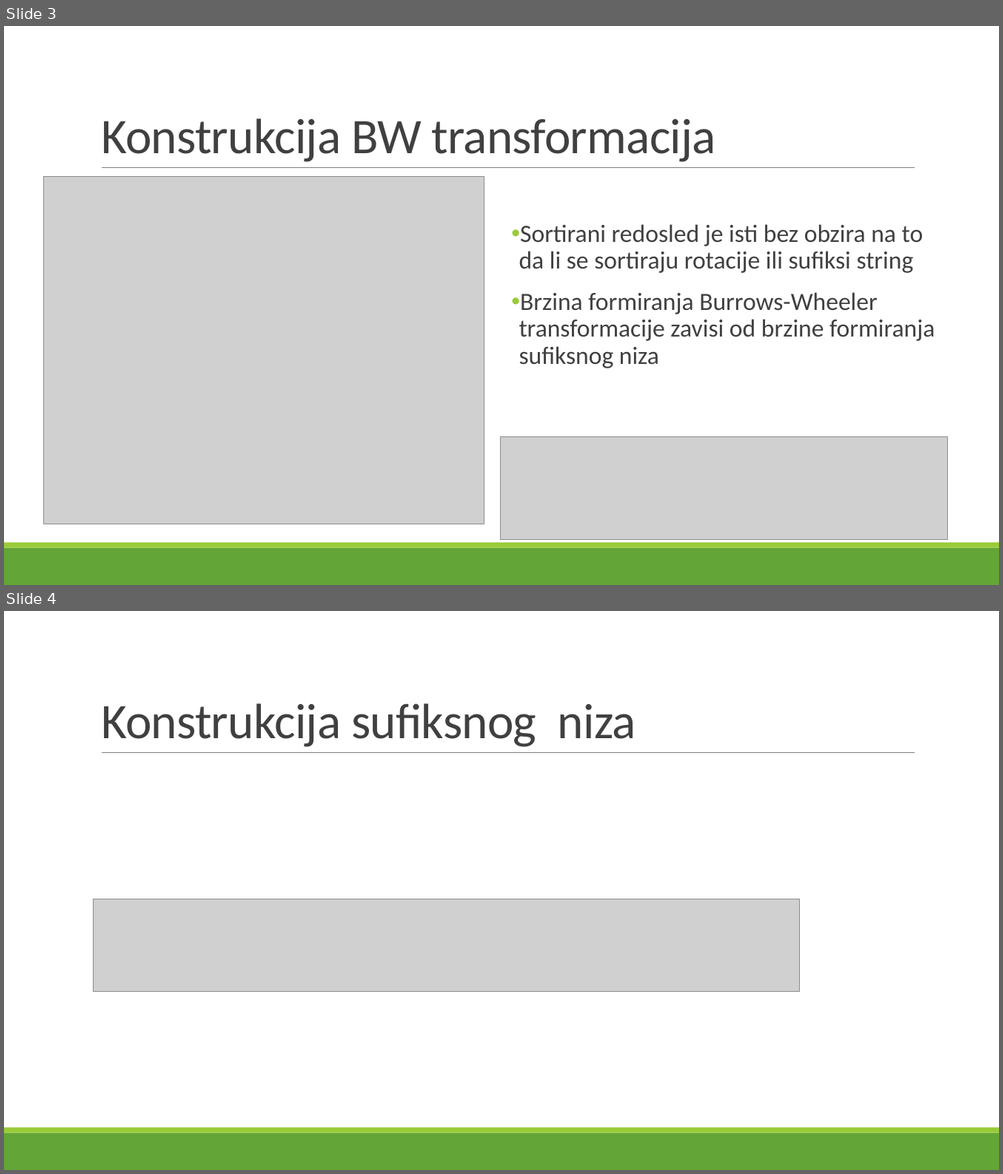
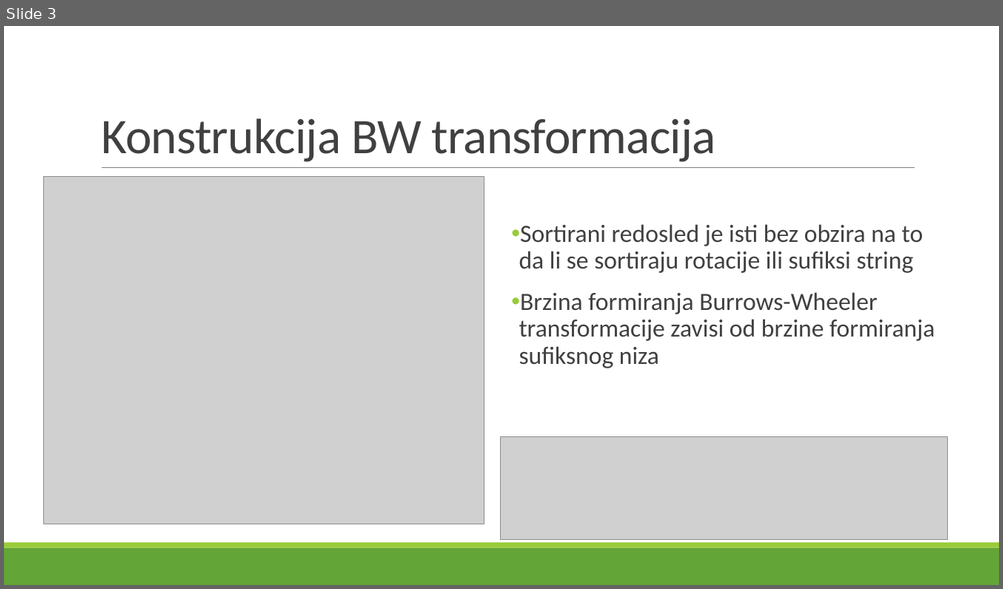
Before and after one commit to maricak/GenomicIT, a slide deck: BWT and FM index.pptx. Shown one above the other, each under a label of ours: slides 3 and 4 before the commit, slide 3 after it. The pictures are 1003x1174 and 1003x589 pixels, drawn with LibreOffice and Linux fonts; fonts in the diff are those of the drawing; grey boxes stand for pictures. Boxes give left, top, right and bottom in pixels: in the first picture for what was removed or moved away, otherwise in the second. Text is boxed around its words. In the diff, an @@ line names an element or a change of style, - is before the commit and + after.

```diff
--- a/BWT and FM index.pptx
+++ b/BWT and FM index.pptx
@@ slide 4 removed at [4, 611, 999, 1170], background #FFFFFF; not listed: 3 template elements that a slide beside it also shows @@
@@ title removed at [101, 703, 636, 747] @@
-Konstrukcija sufiksnog niza
@@ picture removed at [94, 900, 800, 991] @@
```
Also in this commit, not shown: 4 slides added.
